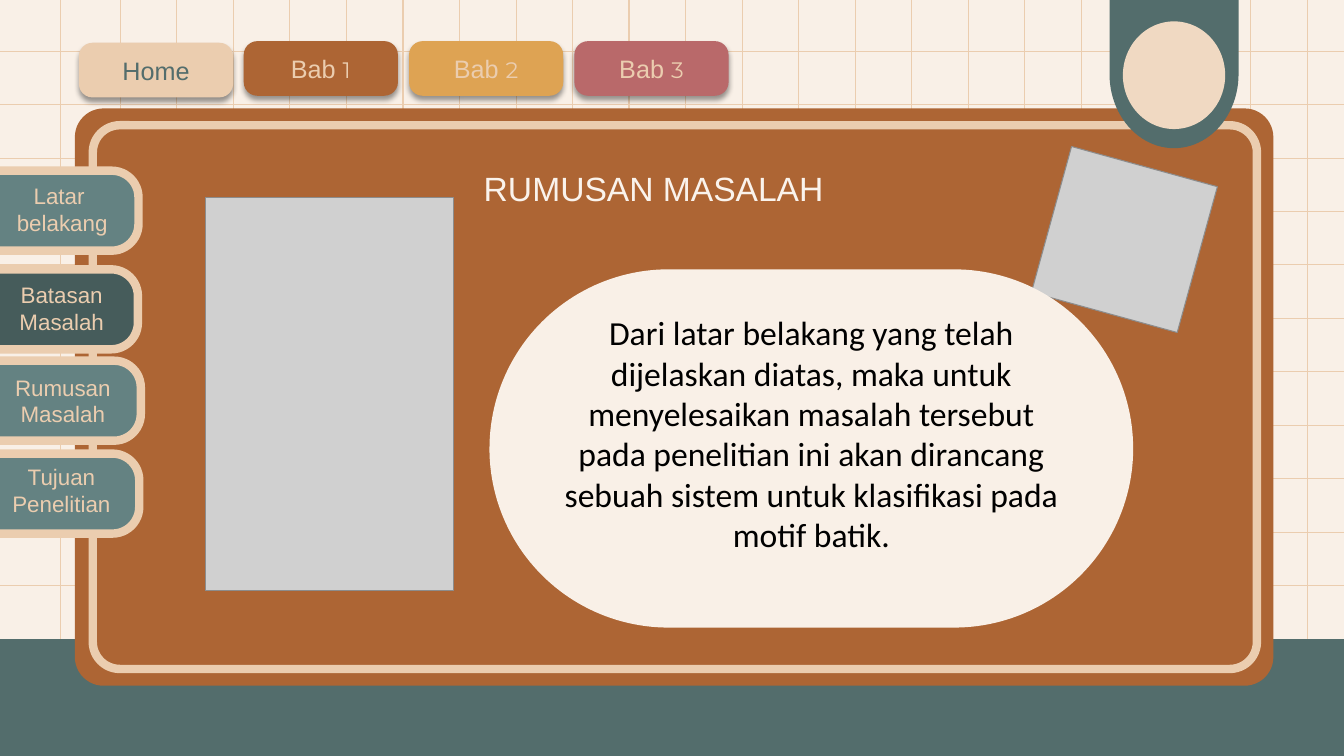
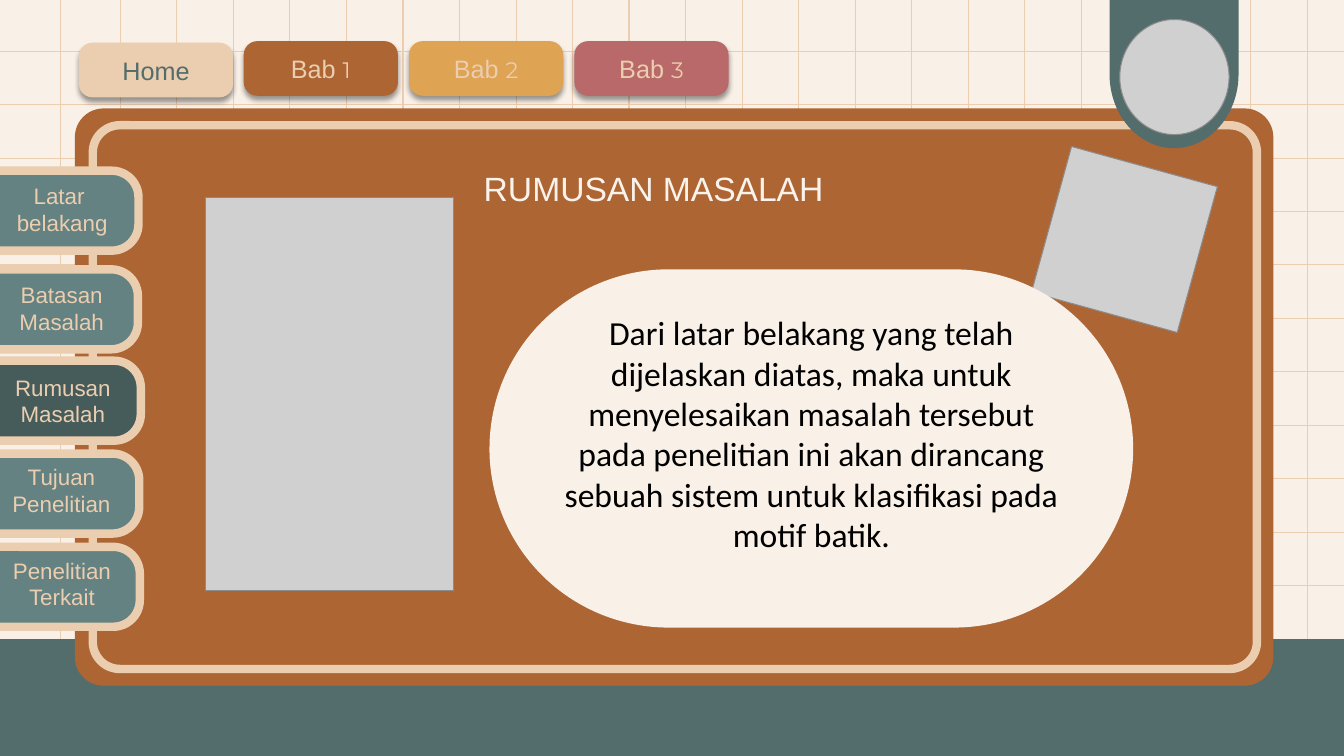
Before and after one commit to AslamMardin/ppt, a slide deck: slide 4 of PROPOSAL/NARMIATI/NARMIATI - SEMPRO.pptx. Drawn at 1344x756 pixels with LibreOffice and Linux fonts; fonts in the diff are those of the drawing; grey boxes stand for pictures. Boxes give left, top, right and bottom in pixels: in the first picture for what was removed or moved away, otherwise in the second. Text is boxed around its words. In the diff, an @@ line names an element or a change of style, - is before the commit and + after.

Commit message:
revisi narmiati penelitan terkait

```diff
--- a/PROPOSAL/NARMIATI/NARMIATI - SEMPRO.pptx
+++ b/PROPOSAL/NARMIATI/NARMIATI - SEMPRO.pptx
@@ picture added at bbox=[1120, 19, 1229, 134] @@
@@ rounded rectangle at bbox=[0, 269, 138, 349]: fill #465C5B to #648282 @@
@@ rounded rectangle at bbox=[0, 361, 141, 441]: fill #648282 to #465C5B @@
@@ rounded rectangle added at bbox=[0, 546, 140, 626], fill #648282, outline #EBCDAF 6 pt @@
@@ text added at bbox=[13, 563, 111, 605], 16 pt, text #EBCDAF @@
+Penelitian Terkait
```
Also in this commit, not shown: 11 other slides changed, 1 slide added.
